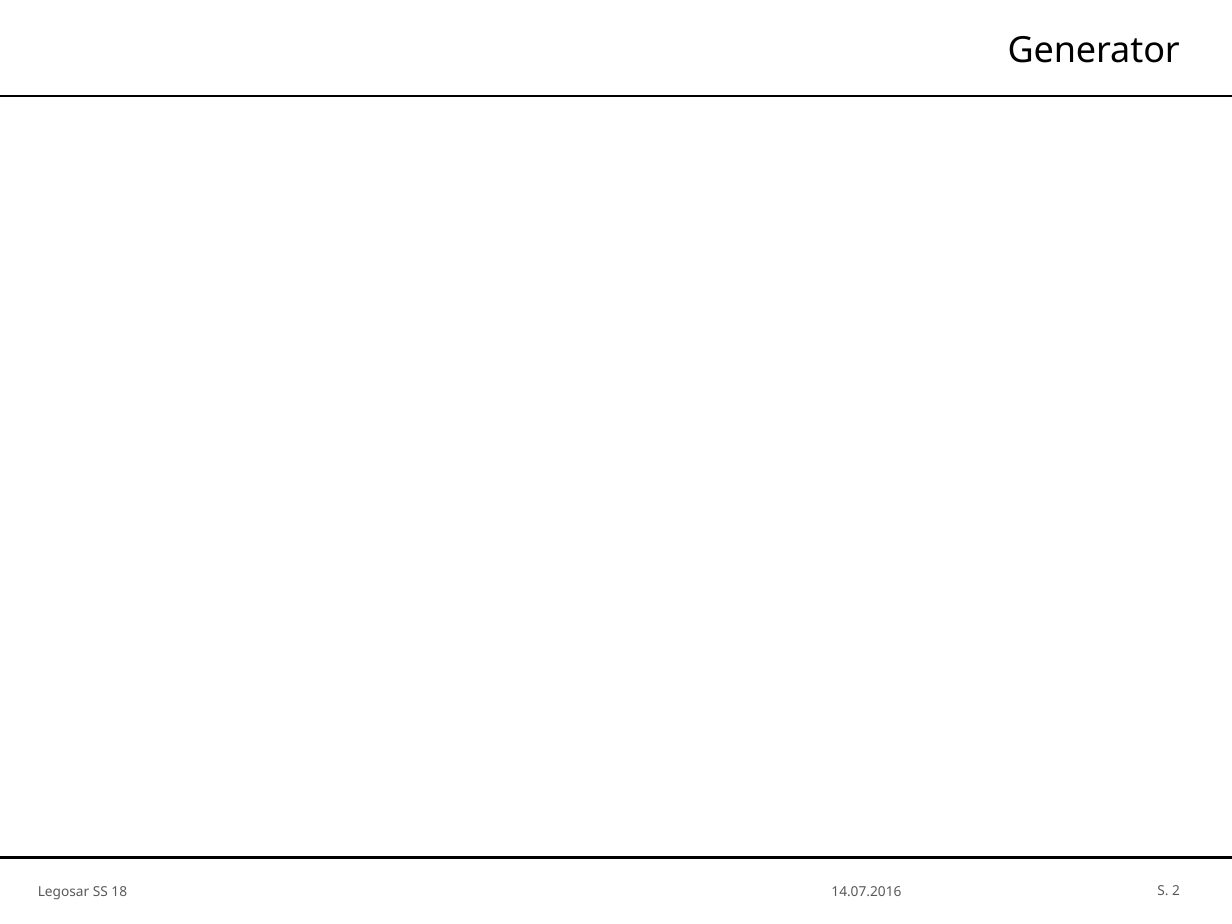
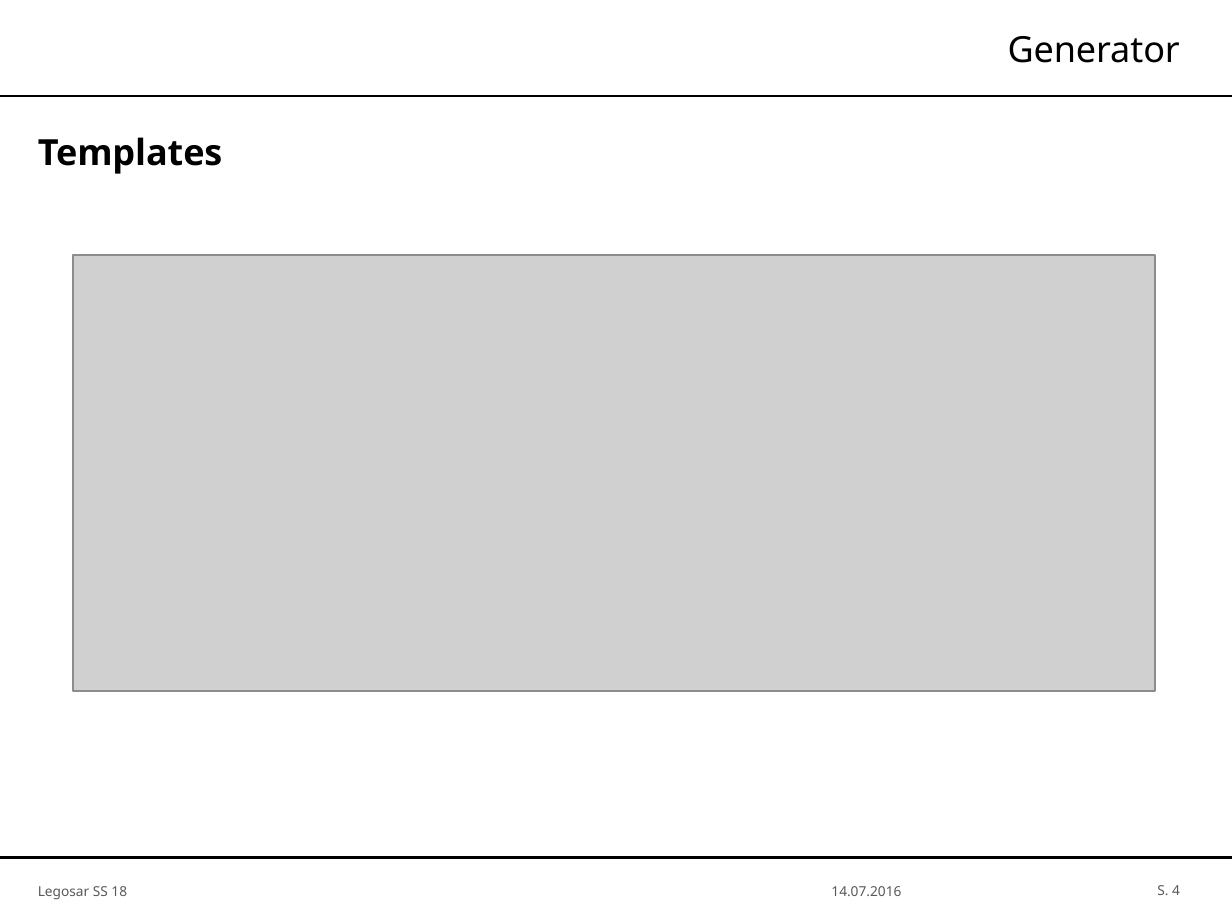
Before and after one commit to SimH1993/OTHR_AUTOSARSS18, a slide deck: slide 4 of Präsentation/Teilpräsentationen/EMF und Generator.pptx (slide 2 before the commit). Drawn at 1232x924 pixels with LibreOffice and Linux fonts; fonts in the diff are those of the drawing; grey boxes stand for pictures; background and template pictures are left out. Boxes give left, top, right and bottom in pixels: in the first picture for what was removed or moved away, otherwise in the second. Text is boxed around its words. In the diff, an @@ line names an element or a change of style, - is before the commit and + after.

Commit message:
First draft of generator presentation

```diff
--- a/Präsentation/Teilpräsentationen/EMF und Generator.pptx
+++ b/Präsentation/Teilpräsentationen/EMF und Generator.pptx
@@ text added at <box>38,137,222,174</box>, 15.8 pt, text #000000, bold @@
+Templates
@@ picture added at <box>72,255,1155,690</box> @@
@@ page number at <box>1157,885,1180,895</box>: text changed @@
-S. 2
+S. 4
```
Also in this commit, not shown: 5 slides added.
